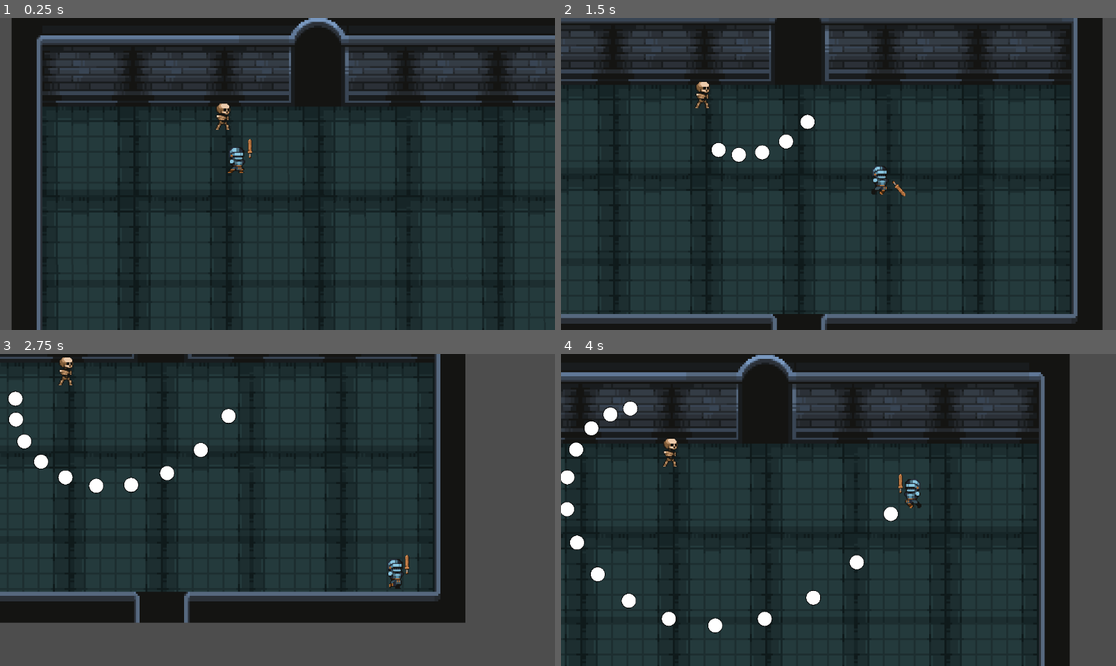
Above: before the commit, frames 1-4 (two rows, left to right).
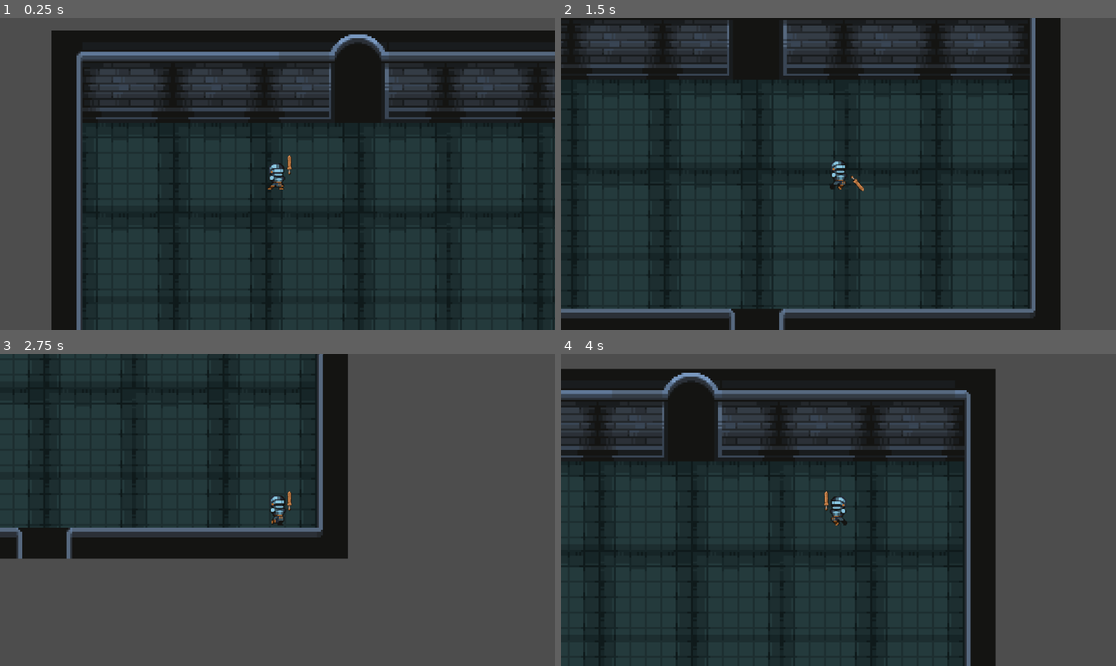
Above: after the commit, the same moments.

Repository: Robert-Riordan-UCD/GameDevJourney
Game: Godot game, scene res://debug_test_scene.tscn
Same seed, same stepped clock (60 frames per second), same inputs: the game is played once before the commit and once after it.
Inputs (mouse positions are in pixels of both pictures, inside the frame that each line leads up to):
- Up to frame 1 (0.25 s): no input
- Up to frame 2 (1.5 s): move the mouse to (960, 158) at 0.52 s; press the mouse at (960, 158) at 0.53 s; hold D (player_right) 0.53-1.28 s; move the mouse to (727, 189) at 1.27 s; release the mouse at (727, 189) at 1.28 s; hold S (player_down) from 1.28 s (still down); click (727, 189) at 1.35 s
- Up to frame 3 (2.75 s): move the mouse to (333, 441) at 2.02 s; release S (player_down) at 2.03 s; press the mouse at (333, 441) at 2.03 s; hold D (player_right) from 2.03 s (still down)
- Up to frame 4 (4 s): move the mouse to (810, 572) at 2.77 s; release D (player_right) at 2.78 s; release the mouse at (810, 572) at 2.78 s; hold W (player_up) 2.78-3.53 s; click (810, 572) at 2.85 s; move the mouse to (1005, 556) at 3.52 s; press the mouse at (1005, 556) at 3.53 s; hold A (player_left) from 3.53 s (still down)

The runs differ from the first frame. In frame 1, 33% of the frame differs, in the area x 2-100%, y 0-100%; in frame 2, 30%; in frame 3, 41%, in the area x 0-84%, y 0-87%; in frame 4, 37%.

Commit message:
Random room generation

Diff:
--- a/Rougelike_Bullethell_Dungeon_Crawler/Player/player.gd
+++ b/Rougelike_Bullethell_Dungeon_Crawler/Player/player.gd
@@ -1,3 +1,4 @@
+class_name Player
 extends CharacterBody2D
 
 @export var player_speed:float = 450.0
--- a/Rougelike_Bullethell_Dungeon_Crawler/Player/player.tscn
+++ b/Rougelike_Bullethell_Dungeon_Crawler/Player/player.tscn
@@ -173,5 +173,7 @@
 
 [node name="Weapon" parent="." instance=ExtResource("7_bcly8")]
 
+[node name="Camera2D" type="Camera2D" parent="."]
+
 [connection signal="damaged" from="Health" to="." method="_on_health_damaged"]
 [connection signal="died" from="Health" to="." method="_on_health_died"]
--- /dev/null
+++ b/Rougelike_Bullethell_Dungeon_Crawler/World/Levels/level.gd
@@ -0,0 +1,38 @@
+extends Node2D
+
+@export var level:int = 1
+
+@onready var num_rooms:int = min(int(3.33*level)+randi_range(5, 6), 20)
+@onready var room_scene:PackedScene = preload("res://World/Rooms/room.tscn")
+@onready var rooms: Node2D = $Rooms
+
+const ROOM_SIZE: Vector2i = Vector2i(4*317, 4*183)
+
+func _ready() -> void:
+	var room_positions:Array[Vector2i] = generate_room_positions()
+	generate_rooms_at_positions(room_positions)
+
+func generate_room_positions() -> Array[Vector2i]:
+	var next_room:Vector2i = Vector2(0, 0)
+	var room_positions:Array[Vector2i] = [next_room]
+	var directions:Array[Vector2i] = [Vector2i.UP, Vector2i.LEFT, Vector2i.DOWN, Vector2i.RIGHT]
+	while true:
+		next_room = room_positions.pick_random() + directions.pick_random()
+		if next_room in room_positions: continue
+		room_positions.append(next_room)
+		if room_positions.size() >= num_rooms:
+			break
+	return room_positions
+
+func generate_rooms_at_positions(room_positions:Array[Vector2i]) -> void:
+	for pos in room_positions:
+		var new_room:Room = room_scene.instantiate()
+		rooms.add_child(new_room)
+		new_room.global_position = pos*ROOM_SIZE
+
+func _visited(current_room: Vector2, positions) -> bool:
+	for p in positions:
+		print(p, current_room)
+		if p == current_room:
+			return true
+	return false
--- /dev/null
+++ b/Rougelike_Bullethell_Dungeon_Crawler/World/Levels/level.tscn
@@ -0,0 +1,11 @@
+[gd_scene load_steps=3 format=3 uid="uid://demy2evdrn76p"]
+
+[ext_resource type="Script" path="res://World/Levels/level.gd" id="1_1owfd"]
+[ext_resource type="PackedScene" uid="uid://dtrrrhcfme7or" path="res://Player/player.tscn" id="2_a80em"]
+
+[node name="Level" type="Node2D"]
+script = ExtResource("1_1owfd")
+
+[node name="Rooms" type="Node2D" parent="."]
+
+[node name="Player" parent="." instance=ExtResource("2_a80em")]
--- a/Rougelike_Bullethell_Dungeon_Crawler/World/Rooms/room.gd
+++ b/Rougelike_Bullethell_Dungeon_Crawler/World/Rooms/room.gd
@@ -1,3 +1,4 @@
+class_name Room
 extends Node2D
 
 @export var num_enemies:int = 4
@@ -10,13 +11,15 @@
 const bottom_spawn_limit:float = 288
 
 @onready var enemy_scene:PackedScene = preload("res://Enemies/enemy.tscn")
+@onready var enemies: Node2D = $Enemies
+@onready var rect:Rect2 = $Room.get_rect()
 
-func _ready() -> void:
+func activate() -> void:
 	for i in range(num_enemies):
 		var new_enemy:Enemy = enemy_scene.instantiate()
 		new_enemy.scale /= scale
 		new_enemy.connect("died", _on_enemy_died)
-		add_child(new_enemy)
+		enemies.add_child(new_enemy)
 		new_enemy.global_position = Vector2(randf_range(left_spawn_limit, right_spawn_limit), randf_range(top_spawn_limit, bottom_spawn_limit))
 
 func _on_enemy_died() -> void:
--- a/Rougelike_Bullethell_Dungeon_Crawler/World/Rooms/room.tscn
+++ b/Rougelike_Bullethell_Dungeon_Crawler/World/Rooms/room.tscn
@@ -30,6 +30,8 @@
 scale = Vector2(2, 2)
 texture = ExtResource("1_w114d")
 
+[node name="Enemies" type="Node2D" parent="."]
+
 [node name="Doors" type="Node" parent="."]
 
 [node name="NorthDoor" type="StaticBody2D" parent="Doors"]
@@ -60,7 +62,6 @@
 shape = SubResource("RectangleShape2D_0lb5q")
 
 [node name="SouthWall" type="StaticBody2D" parent="Walls"]
-visible = false
 position = Vector2(3, 333)
 scale = Vector2(2, 2)
 
@@ -69,7 +70,6 @@
 shape = SubResource("RectangleShape2D_mn33n")
 
 [node name="WestWall" type="StaticBody2D" parent="Walls"]
-visible = false
 scale = Vector2(2, 2)
 
 [node name="CollisionShape2D" type="CollisionShape2D" parent="Walls/WestWall"]
--- a/Rougelike_Bullethell_Dungeon_Crawler/debug_test_scene.tscn
+++ b/Rougelike_Bullethell_Dungeon_Crawler/debug_test_scene.tscn
@@ -1,8 +1,7 @@
-[gd_scene load_steps=4 format=3 uid="uid://cjl1n5u50go7v"]
+[gd_scene load_steps=3 format=3 uid="uid://cjl1n5u50go7v"]
 
 [ext_resource type="PackedScene" uid="uid://dvfraj2ogko0p" path="res://World/Rooms/room.tscn" id="1_6wpco"]
 [ext_resource type="PackedScene" uid="uid://dtrrrhcfme7or" path="res://Player/player.tscn" id="2_8qabr"]
-[ext_resource type="Script" path="res://World/MainCamera.gd" id="4_dn6wf"]
 
 [node name="DebugTestScene" type="Node2D"]
 
@@ -11,7 +10,3 @@
 
 [node name="Player" parent="." instance=ExtResource("2_8qabr")]
 position = Vector2(-165, -68)
-
-[node name="MainCamera" type="Camera2D" parent="." node_paths=PackedStringArray("target")]
-script = ExtResource("4_dn6wf")
-target = NodePath("../Player")
